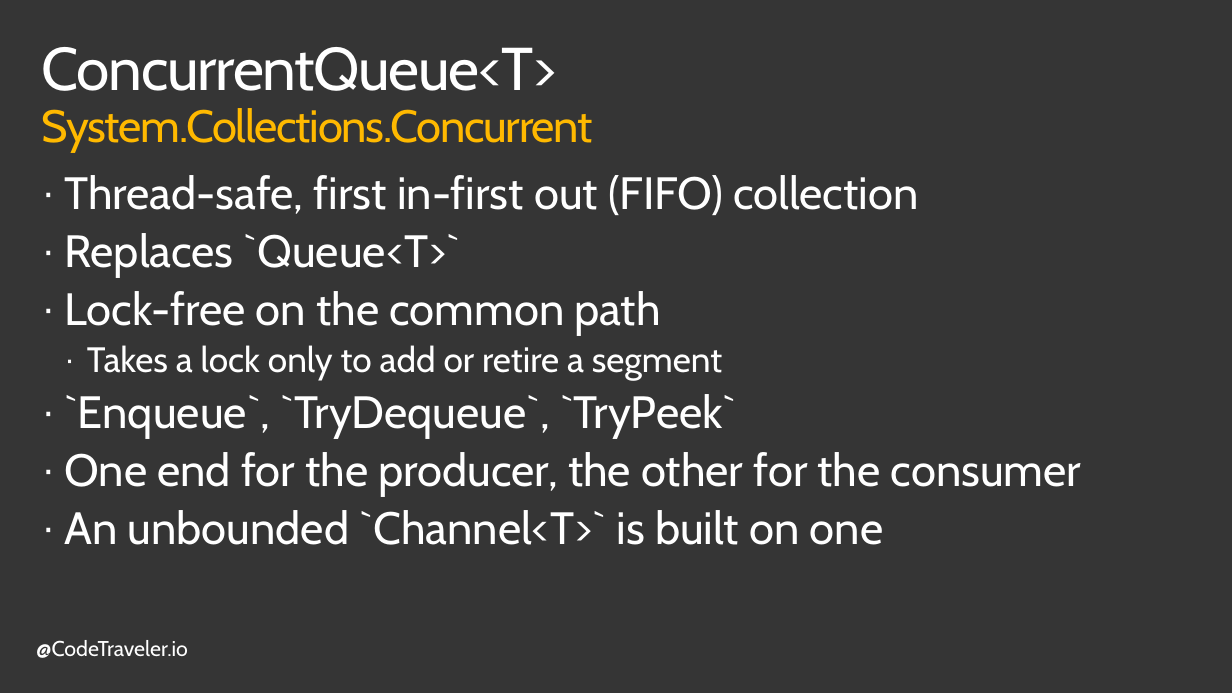
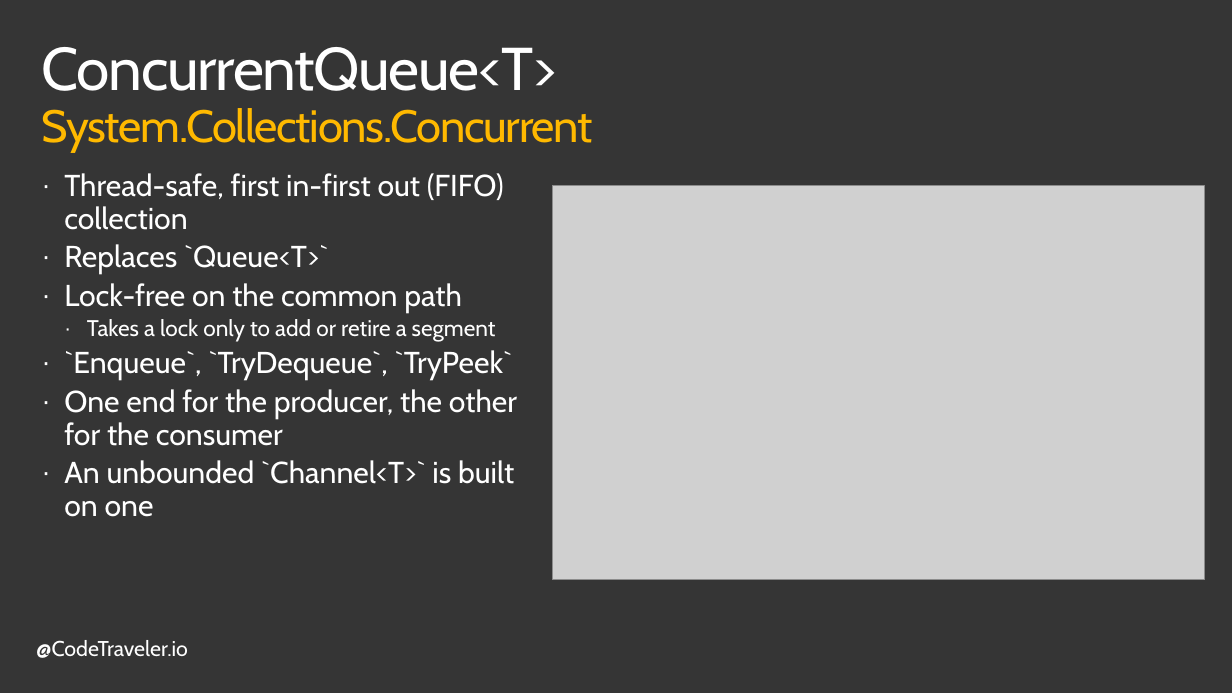
Before and after one commit to TheCodeTraveler/BecomeAnExpertWithAsyncAwait, a slide deck: slide 9 of 8. Concurrent Collections/ConcurrentCollections.pptx (slide 10 before the commit). Drawn at 1232x693 pixels with LibreOffice and Linux fonts; fonts in the diff are those of the drawing; grey boxes stand for pictures; background and template pictures are left out. Boxes give left, top, right and bottom in pixels: in the first picture for what was removed or moved away, otherwise in the second. Text is boxed around its words. In the diff, an @@ line names an element or a change of style, - is before the commit and + after.

```diff
--- a/8. Concurrent Collections/ConcurrentCollections.pptx
+++ b/8. Concurrent Collections/ConcurrentCollections.pptx
@@ text "Thread-safe, first in-first out (FIFO) ..." at [64,173,517,517]: size 36 to 24 pt in "Thread-safe, first in-first out (FIFO) collection", "Replaces `Queue<T>`", "Lock-free on the common path", "`Enqueue`, `TryDequeue`, `TryPeek`" and 2 more places; size 28 to 18 pt in "Takes a lock only to add or ..."; less space between paragraphs @@
@@ picture added at [553,186,1205,580] @@
```
Also in this commit, not shown: 8 other slides changed, 1 slide removed, 1 other file.
